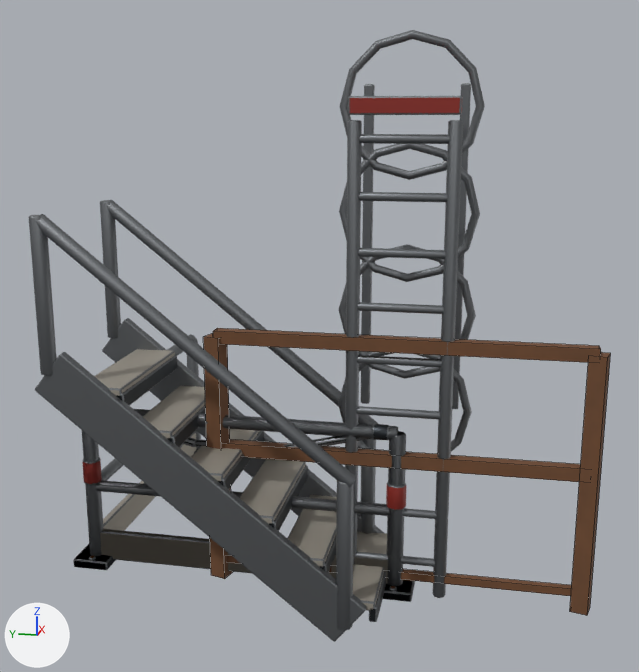
What one commit did to the Blender file Assets/Game/Art/Models/_Source~/components/structural/handrail.blend.
Both versions are drawn from a 50 mm camera at (-5.04, -0.53, 2.89) aimed at (0.72, 0.62, 1.45). The lights are fixed; the arrows at lower left show +X, +Y and +Z. The picture after the commit comes second. Mesh edges are drawn as thin lines on the coarser meshes.

Objects in the first picture: 'Mesh_Handrail_Corner', 'Mesh_Handrail_Gate', 'Mesh_Handrail_Ladder', 'Mesh_Handrail_RustyBay', 'Mesh_Handrail_Stair', 'Mesh_Handrail_Straight'.
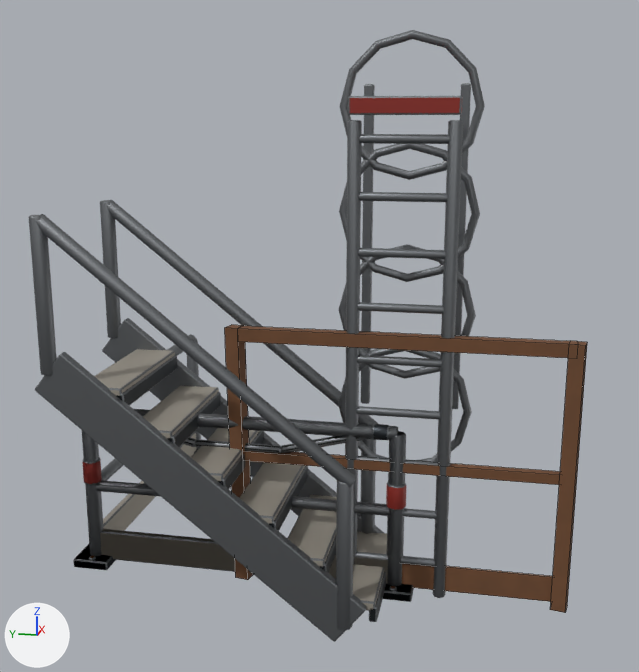
Location of each change, (x1, y1, x2, y2) in pixels of the pictures (639 x 672 px; the box of a moved part takes in the faces that stretch with it):
'Mesh_Handrail_RustyBay', reshaped, moved, turned: before (203, 328, 611, 616); after (225, 325, 587, 613)
part 1 of me_mesh_handrail_rustybay, moved or reshaped: before (570, 352, 611, 616); after (550, 341, 587, 613)
part 2 of me_mesh_handrail_rustybay, moved or reshaped: before (213, 328, 601, 363); after (238, 326, 578, 358)
part 3 of me_mesh_handrail_rustybay, moved or reshaped: before (223, 439, 582, 482); after (244, 451, 560, 485)
part 4 of me_mesh_handrail_rustybay, moved or reshaped: before (228, 556, 571, 596); after (402, 564, 553, 602)
part 5 of me_mesh_handrail_rustybay, deleted (brown): before (203, 333, 232, 579)
part 6 of me_mesh_handrail_rustybay, added (brown): after (225, 325, 253, 580)

Diff of the bpy script that builds the scene:
```diff
--- a/Assets/Game/Art/Models/_Source~/components/structural/handrail.blend.py
+++ b/Assets/Game/Art/Models/_Source~/components/structural/handrail.blend.py
@@ me_mesh_handrail_rustybay @@
 # used by ob_mesh_handrail_rustybay; location = (-10.489, -0.026, -3.0); rotation_euler = (0.0, 0.0, 1.326), in degrees (0, 0, 76)
 # verts and faces of me_mesh_handrail_rustybay; kept vertices keep their numbers, new ones are numbered from 40
-me_mesh_handrail_rustybay.from_pydata(...)  # 40 vertices, 30 faces; spans x 1.42..3.71, y -10.5..-9.84, z 3.0..4.64
+me_mesh_handrail_rustybay.from_pydata(...)  # 40 vertices, 30 faces; spans x 2.5..4.57, y -18.87..-18.42, z 5.38..7.04
+# me_mesh_handrail_rustybay part 1: the loose piece of 8 vertices spanning x 1.42..1.52, y -10.5..-10.4, z 3.0..4.6 is scaled about its middle by (0.865, -0.865, 1.04), then moved by (1.08, -8.38, 2.41)
+# me_mesh_handrail_rustybay part 2: the loose piece of 8 vertices spanning x 1.46..3.67, y -10.49..-9.86, z 4.56..4.64 is turned -3.5 degrees about the z axis through its middle and scaled by 0.877, then moved by (0.96, -8.47, 2.4)
+# me_mesh_handrail_rustybay part 3: the loose piece of 8 vertices spanning x 1.46..3.67, y -10.49..-9.86, z 3.84..3.92 is scaled about its middle by (0.888, 0.667, 0.75), then moved by (0.96, -8.47, 2.34)
+# me_mesh_handrail_rustybay part 4: the loose piece of 8 vertices spanning x 1.46..3.66, y -10.47..-9.87, z 3.1..3.14 is scaled about its middle by (0.889, 0.664, 3.33), then moved by (0.96, -8.47, 2.38)
+# me_mesh_handrail_rustybay part 5: the loose piece of 8 vertices spanning x 3.61..3.71, y -9.95..-9.84, z 3.0..4.6 is deleted
+# me_mesh_handrail_rustybay part 6
+verts[40] = (4.45, -18.51, 5.38)  # pixel (254, 573)
+verts[41] = (4.45, -18.42, 5.38)  # pixel (247, 579)
+verts[42] = (4.48, -18.51, 7.04)  # pixel (244, 325)
+verts[43] = (4.48, -18.42, 7.04)  # pixel (237, 328)
+for new, old in zip([*range(44, 48)], [*range(40, 44)]): verts[new] = verts[old] + (0.09, 0.0, 0.0)
+faces += [(40, 41, 45, 44), (42, 46, 47, 43), (40, 42, 43, 41), (41, 43, 47, 45), (44, 45, 47, 46), (40, 44, 46, 42)]
 me_mesh_handrail_rustybay.materials.append(mat_mat_sattower_railrust)
@@ ob_mesh_handrail_rustybay @@
 ob_mesh_handrail_rustybay = bpy.data.objects.new('Mesh_Handrail_RustyBay', me_mesh_handrail_rustybay)
-ob_mesh_handrail_rustybay.location = (-10.489, -0.026, -3.0)
-ob_mesh_handrail_rustybay.rotation_euler = (0.0, 0.0, 1.326)  # degrees (0, 0, 76)
+ob_mesh_handrail_rustybay.location = (-18.976, -0.012, -5.379)
+ob_mesh_handrail_rustybay.rotation_euler = (0.0, 0.0, 1.384)  # degrees (0, 0, 79)
```
